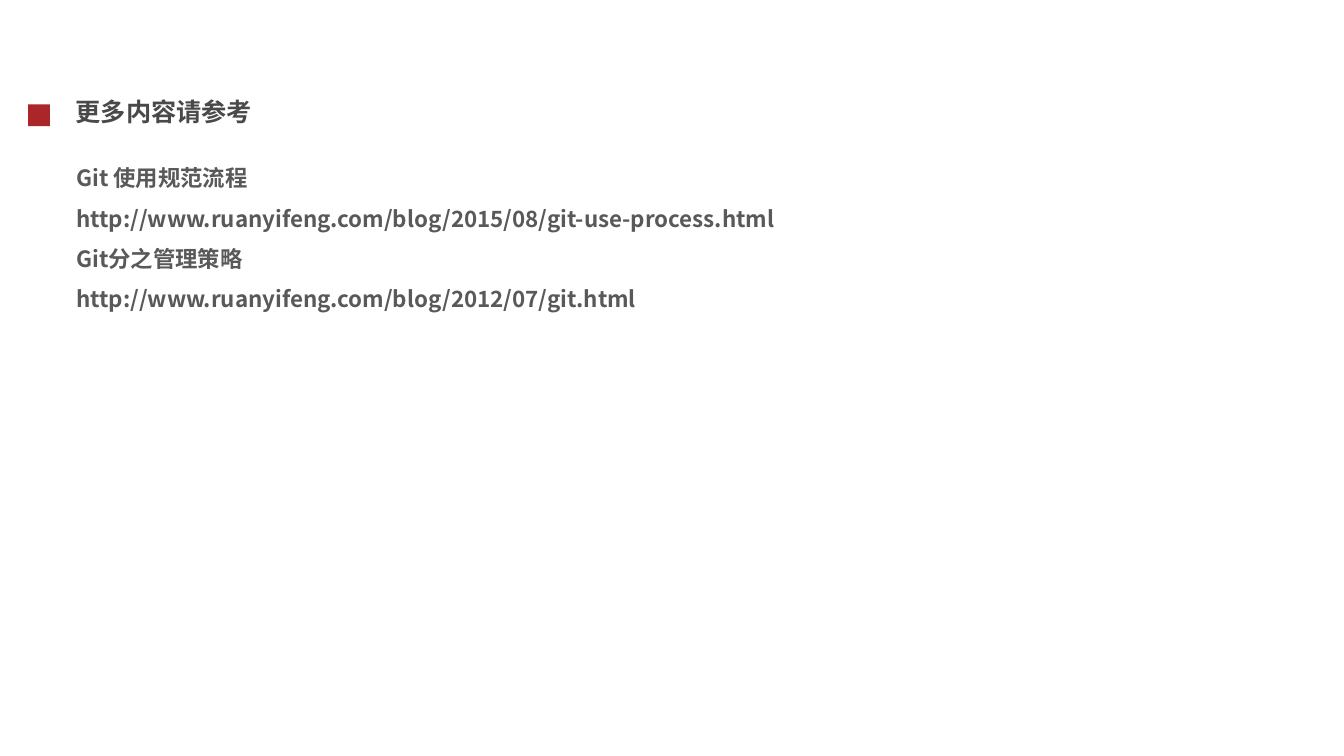
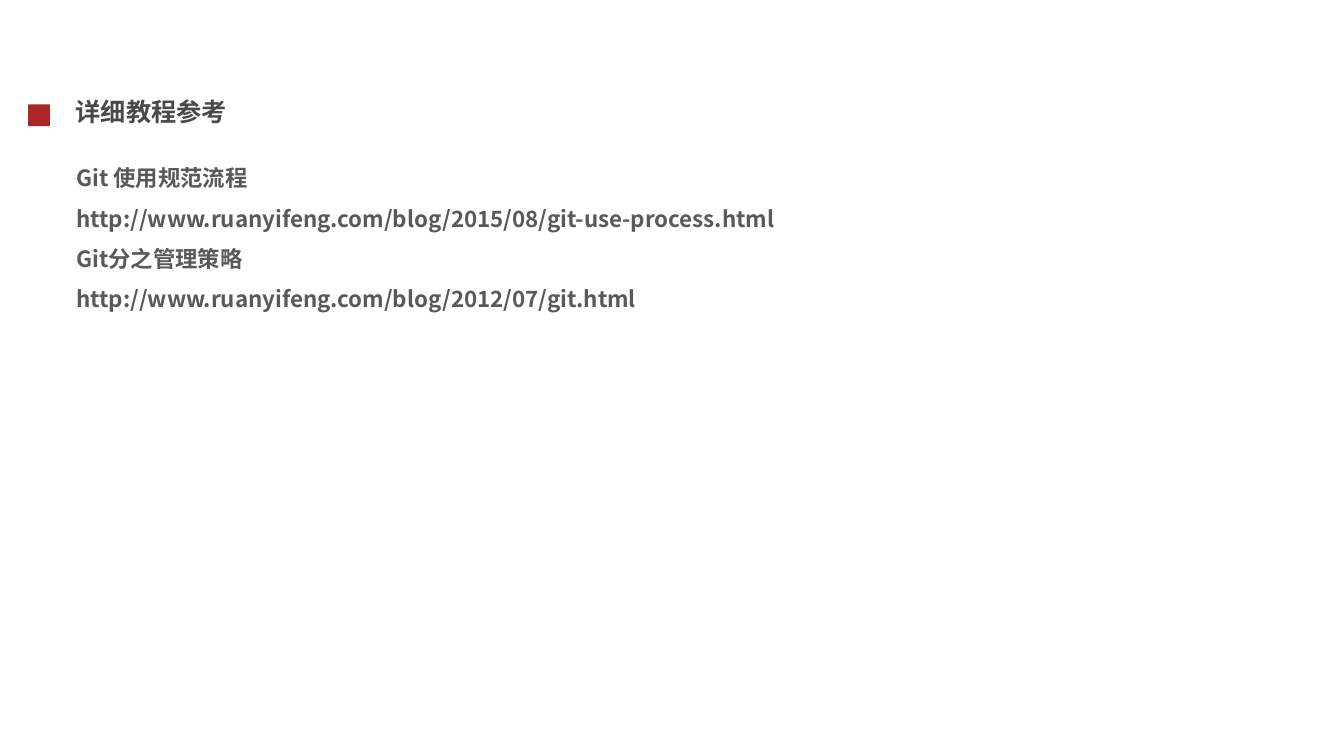
Before and after one commit to cash2one/note-1, a slide deck: slide 30 of toolbox/git使用.ppt. Drawn at 1344x756 pixels with LibreOffice and Linux fonts; fonts in the diff are those of the drawing; background and template pictures are left out. Boxes give left, top, right and bottom in pixels: in the first picture for what was removed or moved away, otherwise in the second. Text is boxed around its words. In the diff, an @@ line names an element or a change of style, - is before the commit and + after.

```diff
--- a/toolbox/git使用.ppt
+++ b/toolbox/git使用.ppt
@@ text at (76, 99, 227, 123): text changed @@
-更多内容请参考
+详细教程参考
```
Also in this commit, not shown: 9 other slides changed.
